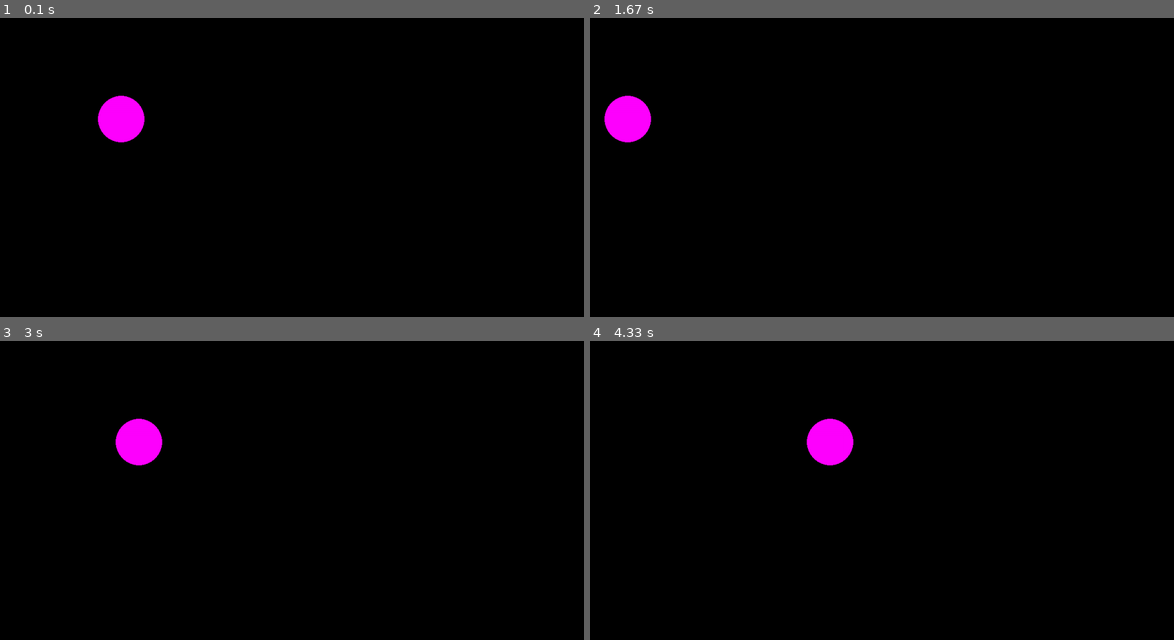
Above: before the commit, frames 1-4 (two rows, left to right).
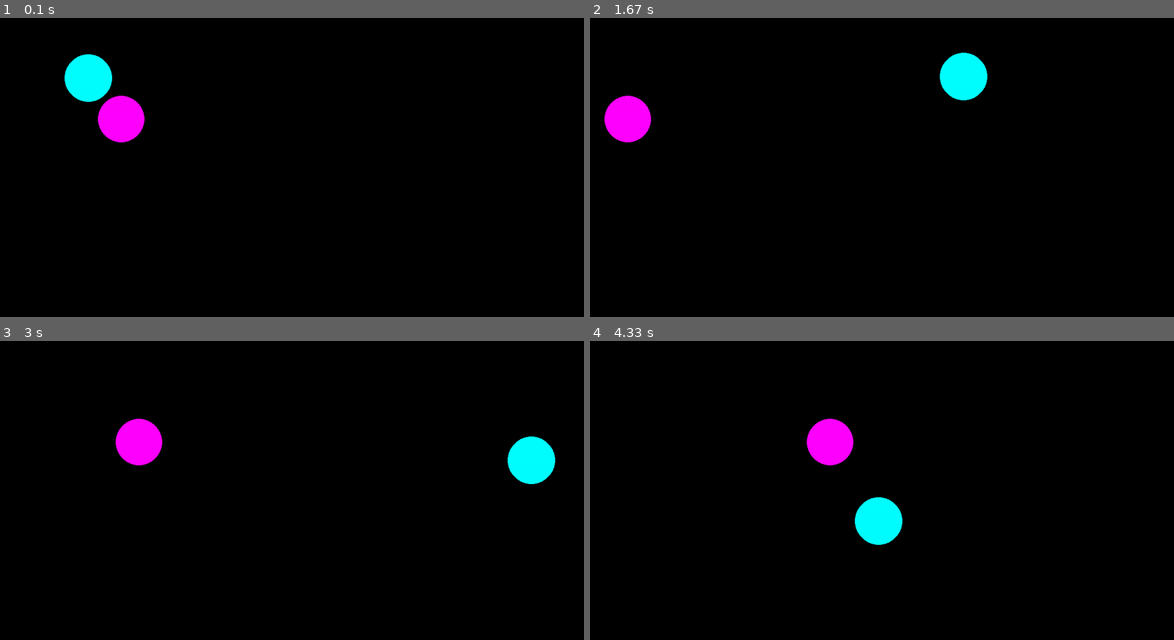
Above: after the commit, the same moments.

Repository: sarseniy/infa_2020_sarseniy
Game: pygame game, started from lab5/1_catch_me.py
Two runs of this game, one before a commit and one after it. Both use one fixed random seed, a clock stepped at 60 frames per second and the inputs below.
Inputs (mouse positions are in pixels of both pictures, inside the frame that each line leads up to):
- Up to frame 1 (0.1 s): no input
- Up to frame 2 (1.67 s): click (887, 164) at 0.38 s
- Up to frame 3 (3 s): no input
- Up to frame 4 (4.33 s): no input

The runs differ from the first frame. In frame 1, 1.0% of the frame differs, in the area x 10-20%, y 11-29%; in frame 2, 1.0%; in frame 3, 1.0%; in frame 4, 1.0%.

Commit message:
Продолжение разработки, файл оставлен в качестве устаревшей версии
Реализовано движение двух мячиков
Создана новая версия кода (2_catch_me_v2.py) в силу невозможности нормальной оптимизации существующего

Diff:
--- a/lab5/1_catch_me.py
+++ b/lab5/1_catch_me.py
@@ -38,6 +38,47 @@
     circle(screen, color, (x, y), r)
 
 
+def new_ball_2():
+    """
+    Функция рисует новый шарик на экране.
+    """
+    global x2, y2, r2, v2, alpha2, color2
+    x2 = randint(MAX_R, WIDTH - MAX_R)
+    y2 = randint(MAX_R, HEIGHT - MAX_R)
+    r2 = randint(MIN_R, MAX_R)
+    v2 = randint(10, 500)
+    alpha2 = randint(0, 360)
+    alpha2 = radians(alpha2)
+    color2 = COLORS[randint(0, 5)]
+    circle(screen, color2, (x2, y2), r2)
+
+
+def check_walls2():
+    """
+    Функция проверяет столкновение шарика с краями экрана и изменяет направление его движения при необходимости.
+    """
+    global x2, y2, r2, alpha2
+    if x2 + r2 > WIDTH - 10:
+        alpha2 = pi - alpha2
+    if x2 - r2 < 0 + 10:
+        alpha2 = pi - alpha2
+    if y2 + r2 > HEIGHT - 10:
+        alpha2 = 2 * pi - alpha2
+    if y2 - r2 < 0 + 10:
+        alpha2 = 2 * pi - alpha2
+    alpha2 %= 2 * pi
+
+
+def move_ball2():
+    global x2, y2, r2, v2, alpha2, color2
+    circle(screen, BLACK, (x2, y2), r2)
+    x2 += round(v2 / FPS * cos(alpha2))
+    y2 -= round(v2 / FPS * sin(alpha2))
+    circle(screen, color2, (x2, y2), r2)
+    pygame.display.update()
+    check_walls2()
+
+
 def check_walls():
     """
     Функция проверяет столкновение шарика с краями экрана и изменяет направление его движения при необходимости.
@@ -56,9 +97,9 @@
 
 def move_ball():
     global x, y, r, v, alpha, color
+    circle(screen, BLACK, (x, y), r)
     x += round(v / FPS * cos(alpha))
     y -= round(v / FPS * sin(alpha))
-    screen.fill(BLACK)
     circle(screen, color, (x, y), r)
     pygame.display.update()
     check_walls()
@@ -75,9 +116,25 @@
     if (x - coord[0]) ** 2 + (y - coord[1]) ** 2 <= r ** 2:
         count += 1
         print(count)
+        return True
+    else:
         return False
+
+
+def check_click2(event):
+    """
+    Функция проверяет, попал ли игрок мышью по шарику.
+    :param event: параметры события
+    :return: возвращает логическую переменную в зависимости от того, было попадание или нет
+    """
+    global count
+    coord = event.pos
+    if (x2 - coord[0]) ** 2 + (y2 - coord[1]) ** 2 <= r2 ** 2:
+        count += 1
+        print(count)
+        return True
     else:
-        return True
+        return False
 
 
 pygame.display.update()
@@ -88,17 +145,24 @@
 while not finished:
     clock.tick(FPS)
     new_ball()
+    new_ball_2()
     pygame.display.update()
     f = True
     while f:
         clock.tick(FPS)
         move_ball()
+        move_ball2()
         for event in pygame.event.get():
             if event.type == pygame.QUIT:
                 finished = True
                 f = False
             elif event.type == pygame.MOUSEBUTTONDOWN:
-                f = check_click(event)
+                if check_click(event):
+                    circle(screen, BLACK, (x, y), r)
+                    new_ball()
+                if check_click2(event):
+                    circle(screen, BLACK, (x2, y2), r2)
+                    new_ball_2()
     pygame.display.update()
     screen.fill(BLACK)
 
